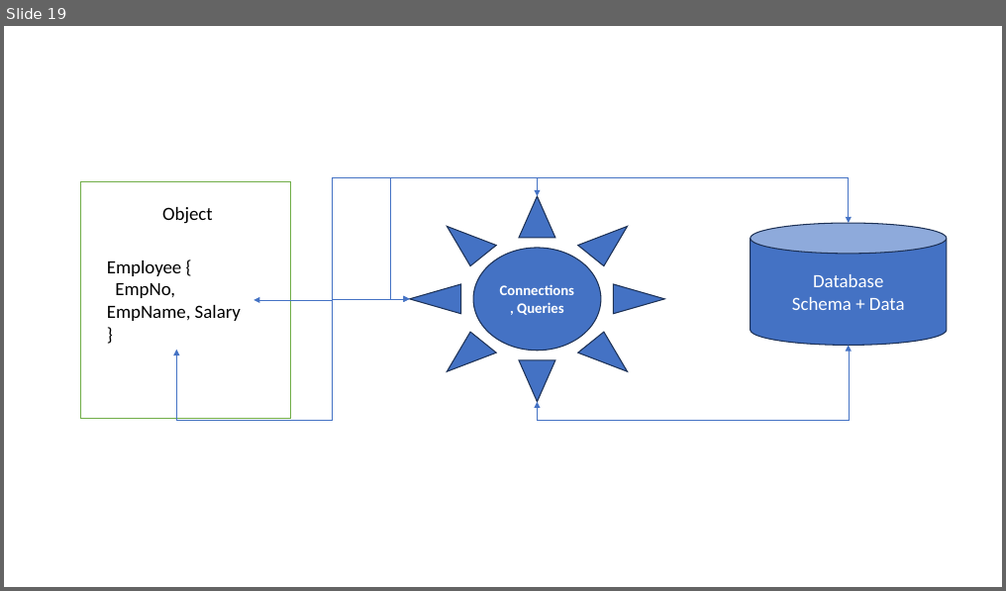
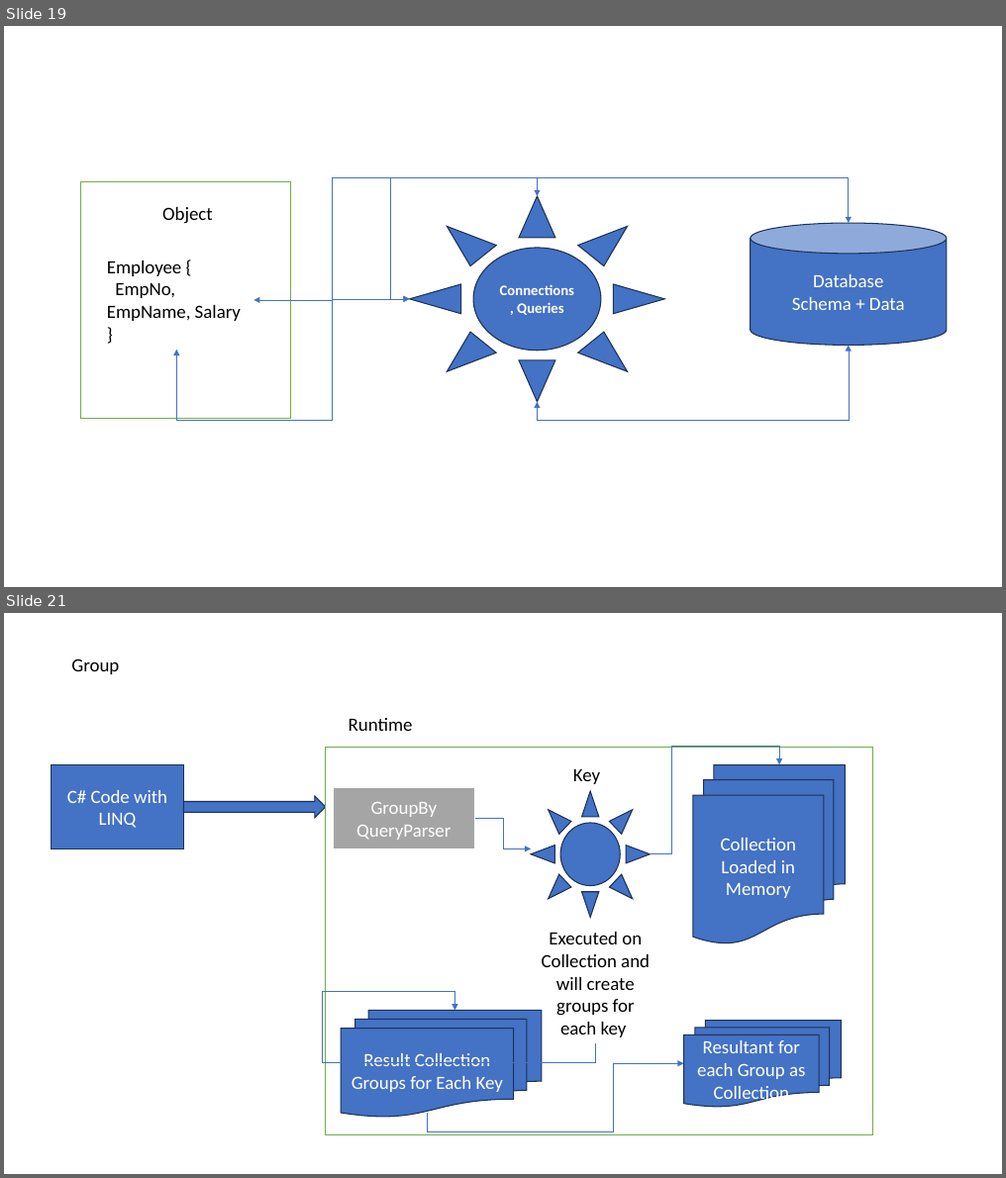
Before and after one commit to maheshsabnis/NetAppsNice, a slide deck: ppts.pptx. Shown one above the other, each under a label of ours: slide 19 before the commit, slides 19 and 21 after it; the slides between them are not shown. The pictures are 1006x591 and 1006x1178 pixels, drawn with LibreOffice and Linux fonts; fonts in the diff are those of the drawing. Boxes give left, top, right and bottom in pixels: in the first picture for what was removed or moved away, otherwise in the second. Text is boxed around its words. In the diff, an @@ line names an element or a change of style, - is before the commit and + after.

```diff
--- a/ppts.pptx
+++ b/ppts.pptx
@@ slide 21 added at (x1=4, y1=613, x2=1002, y2=1174), background #FFFFFF @@
@@ text added at (x1=71, y1=659, x2=119, y2=674), 18 pt, text #000000 @@
+Group
@@ text added at (x1=349, y1=718, x2=413, y2=731), 18 pt, text #000000 @@
+Runtime
@@ rectangle added at (x1=326, y1=748, x2=873, y2=1136), fill #FFFFFF, outline #70AD47 1 pt @@
@@ elbow arrow added from (650, 854) to (779, 765), #4472C4 0.5 pt @@
@@ rectangle added at (x1=52, y1=765, x2=183, y2=849), fill #4472C4, outline #1E3256 1 pt, 18 pt, text #FFFFFF @@
+C# Code with LINQ
@@ rectangle added at (x1=333, y1=788, x2=475, y2=850), fill #A5A5A5, outline #FFFFFF 1.5 pt, 18 pt, text #FFFFFF @@
+GroupBy QueryParser
@@ text added at (x1=573, y1=769, x2=600, y2=784), 18 pt, text #000000 @@
+Key
@@ flow chart multidocument added at (x1=693, y1=765, x2=845, y2=944), fill #4472C4, outline #1E3256 1 pt, 18 pt, text #FFFFFF @@
+Collection Loaded in Memory
@@ right arrow added at (x1=183, y1=796, x2=326, y2=818), fill #4472C4, outline #1E3256 1 pt @@
@@ elbow arrow added from (475, 818) to (531, 849), #4472C4 0.5 pt @@
@@ sun added at (x1=531, y1=791, x2=650, y2=917), fill #4472C4, outline #1E3256 1 pt @@
@@ text added at (x1=542, y1=932, x2=649, y2=1038), 18 pt, text #000000 @@
+Executed on Collection and will create groups for each key
@@ elbow arrow added from (595, 1045) to (455, 1011), #4472C4 0.5 pt @@
@@ flow chart multidocument added at (x1=341, y1=1011, x2=542, y2=1117), fill #4472C4, outline #1E3256 1 pt, 18 pt, text #FFFFFF @@
+Result Collection
+Groups for Each Key
@@ flow chart multidocument added at (x1=684, y1=1020, x2=841, y2=1107), fill #4472C4, outline #1E3256 1 pt, 18 pt, text #FFFFFF @@
+Resultant for each Group as Collection
@@ elbow arrow added from (427, 1113) to (684, 1063), #4472C4 0.5 pt @@
```
Also in this commit, not shown: 1 slide changed, 5 other files.
